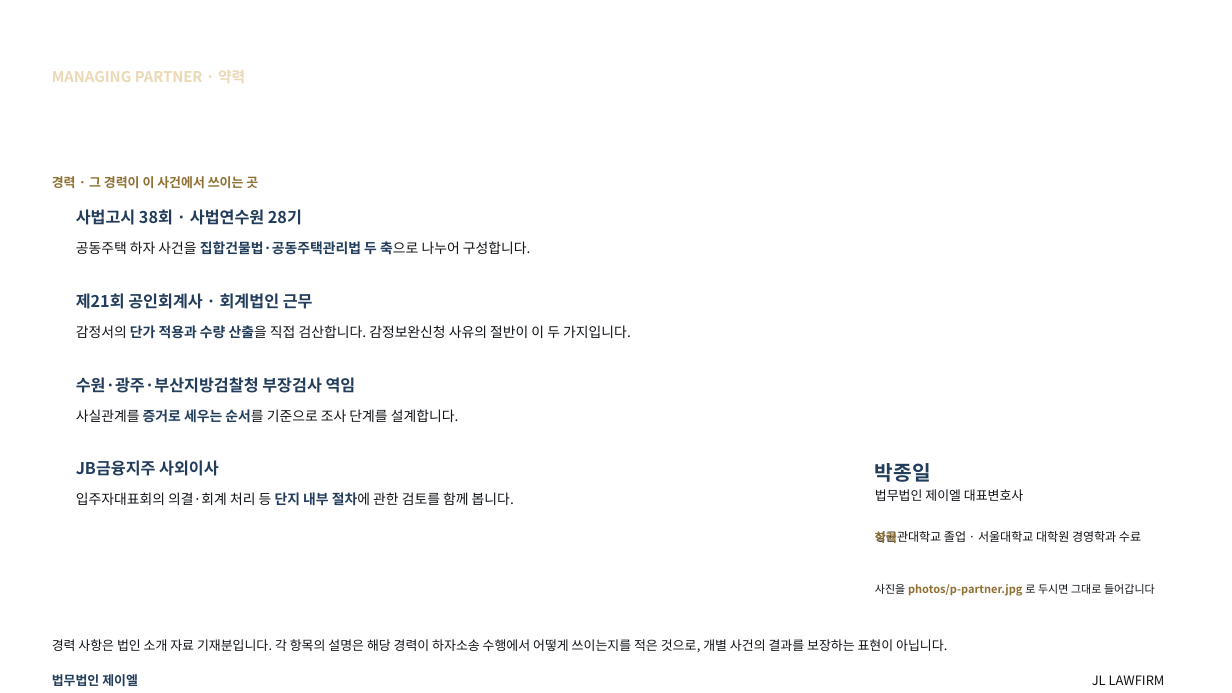
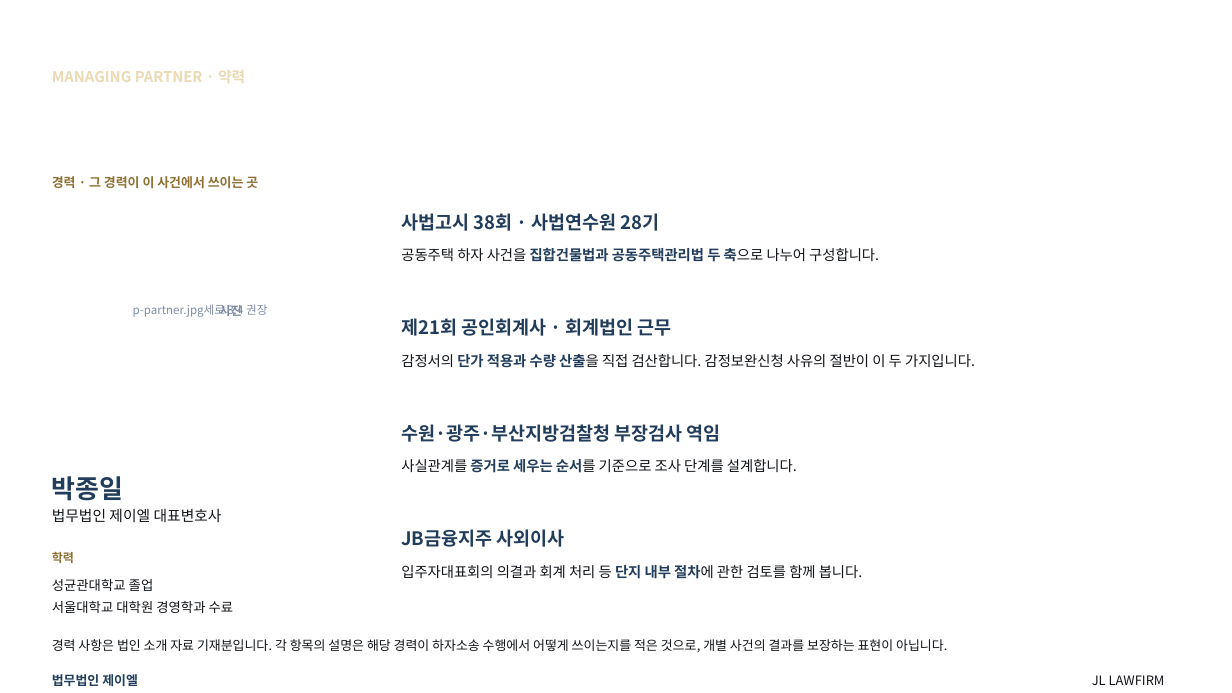
Before and after one commit to kingjin77-rgb/jl-magazine, a slide deck: slide 9 of template/design/preview/JL_하자소송_기본제안서.pptx. Drawn at 1232x693 pixels with LibreOffice and Linux fonts; fonts in the diff are those of the drawing; background and template pictures are left out. Boxes give left, top, right and bottom in pixels: in the first picture for what was removed or moved away, otherwise in the second. Text is boxed around its words. In the diff, an @@ line names an element or a change of style, - is before the commit and + after.

```diff
--- a/template/design/preview/JL_하자소송_기본제안서.pptx
+++ b/template/design/preview/JL_하자소송_기본제안서.pptx
@@ text added at [353,209,399,243], 10.8 pt, text #FFFFFF, bold @@
+01
@@ text "사법고시 38회 · 사법연수원 28기": place and size @@
-text "사법고시 38회 · 사법연수원 28기" at [76,209,302,225]
+text "사법고시 38회 · 사법연수원 28기" at [401,213,660,231]
@@ text at [401,248,879,262]: text changed; size 10.8 to 11.2 pt @@
-공동주택 하자 사건을 집합건물법·공동주택관리법 두 축으로 나누어 구성합니다.
+공동주택 하자 사건을 집합건물법과 공동주택관리법 두 축으로 나누어 구성합니다.
@@ text added at [133,304,267,317], 9 pt, text #7F8CA6 @@
+p-partner.jpg세로 3:4 권장
@@ text added at [220,305,242,316], 9.4 pt, text #7F8CA6, bold @@
+사진
@@ text added at [353,314,399,348], 10.8 pt, text #FFFFFF, bold @@
+02
@@ text "제21회 공인회계사 · 회계법인 근무": place and size @@
-text "제21회 공인회계사 · 회계법인 근무" at [76,293,313,309]
+text "제21회 공인회계사 · 회계법인 근무" at [401,318,672,336]
@@ text "감정서의 단가 적용과 수량 산출을 ...": place and size @@
-text "감정서의 단가 적용과 수량 산출을 ..." at [76,325,631,339]
+text "감정서의 단가 적용과 수량 산출을 ..." at [401,354,975,368]
@@ text "감정서의 단가 적용과 수량 산출을 ..." at [401,354,975,368]: size 10.8 to 11.2 pt; line spacing 18.4pt to 18.1pt @@
@@ text added at [353,421,399,455], 10.8 pt, text #FFFFFF, bold @@
+03
@@ text "수원·광주·부산지방검찰청 부장검사 역임": place and size @@
-text "수원·광주·부산지방검찰청 부장검사 역임" at [76,377,356,393]
+text "수원·광주·부산지방검찰청 부장검사 역임" at [401,424,721,442]
@@ text "박종일": place and size @@
-text "박종일" at [875,463,931,482]
+text "박종일" at [52,476,123,501]
@@ text "박종일" at [52,476,123,501]: size 15.8 to 20.2 pt; line spacing 22.2pt to 28.2pt @@
@@ text "사실관계를 증거로 세우는 순서를 기준으로 ..." at [401,459,797,473]: size 10.8 to 11.2 pt; line spacing 18.4pt to 18.1pt @@
@@ text "사실관계를 증거로 세우는 순서를 기준으로 ...": place and size @@
-text "사실관계를 증거로 세우는 순서를 기준으로 ..." at [76,409,459,423]
+text "사실관계를 증거로 세우는 순서를 기준으로 ..." at [401,459,797,473]
@@ text "법무법인 제이엘 대표변호사": place and size @@
-text "법무법인 제이엘 대표변호사" at [875,489,1023,501]
+text "법무법인 제이엘 대표변호사" at [52,508,222,522]
@@ text "법무법인 제이엘 대표변호사" at [52,508,222,522]: size 10.1 to 11.5 pt; line spacing 14.1pt to 16.1pt @@
@@ size 12.6 to 14.4 pt; line spacing 17.6pt to 18.7pt in 4 elements at [401,213,660,231], [401,318,672,336], [401,424,721,442], [401,529,565,547] @@
@@ text "JB금융지주 사외이사": place and size @@
-text "JB금융지주 사외이사" at [76,460,219,476]
+text "JB금융지주 사외이사" at [401,529,565,547]
@@ text "학력": place and size @@
-text "학력" at [875,529,897,545]
+text "학력" at [52,552,74,563]
@@ text "학력" at [52,552,74,563]: line spacing 15.2pt to 13.1pt @@
@@ text at [401,565,863,579]: text changed; size 10.8 to 11.2 pt @@
-입주자대표회의 의결·회계 처리 등 단지 내부 절차에 관한 검토를 함께 봅니다.
+입주자대표회의 의결과 회계 처리 등 단지 내부 절차에 관한 검토를 함께 봅니다.
@@ text at [52,579,234,613]: text changed; size 9.4 to 10.4 pt @@
-성균관대학교 졸업 · 서울대학교 대학원 경영학과 수료
+성균관대학교 졸업
+서울대학교 대학원 경영학과 수료
@@ text removed at [875,584,1155,596] @@
-사진을 photos/p-partner.jpg 로 두시면 그대로 들어갑니다
```
Also in this commit, not shown: 81 other slides changed, 4 slides added, 2 other files.
